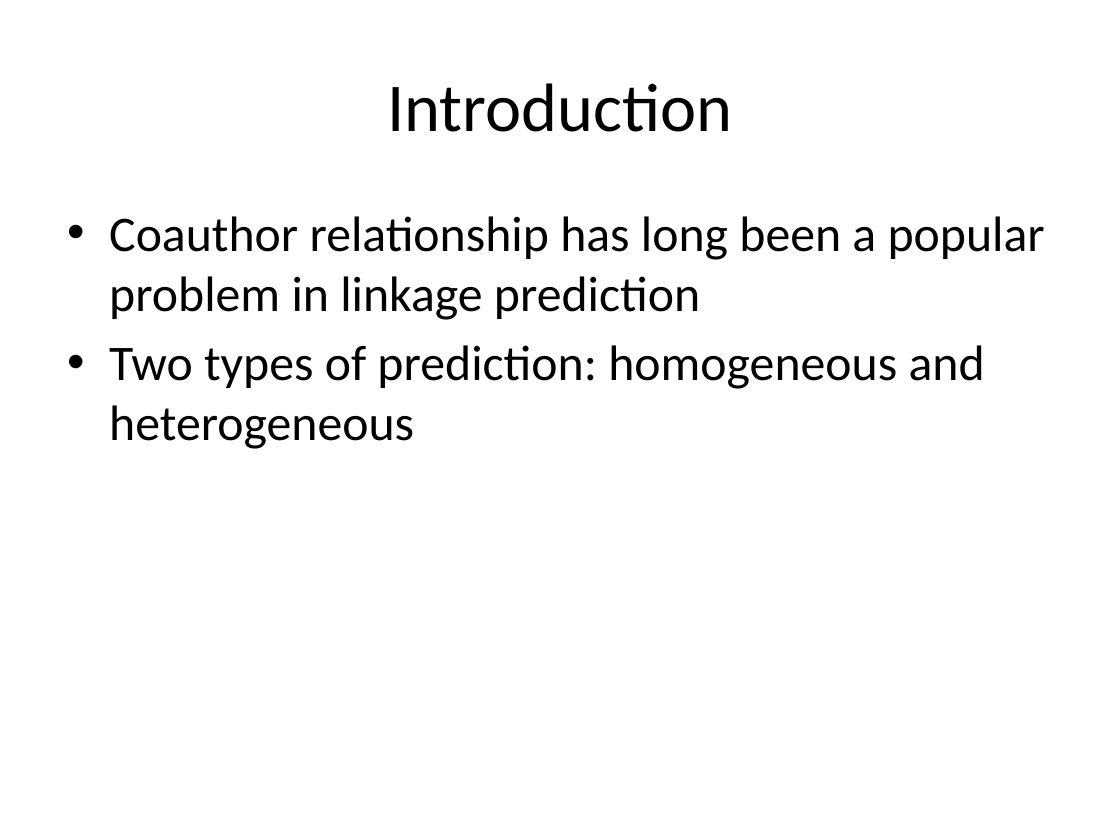
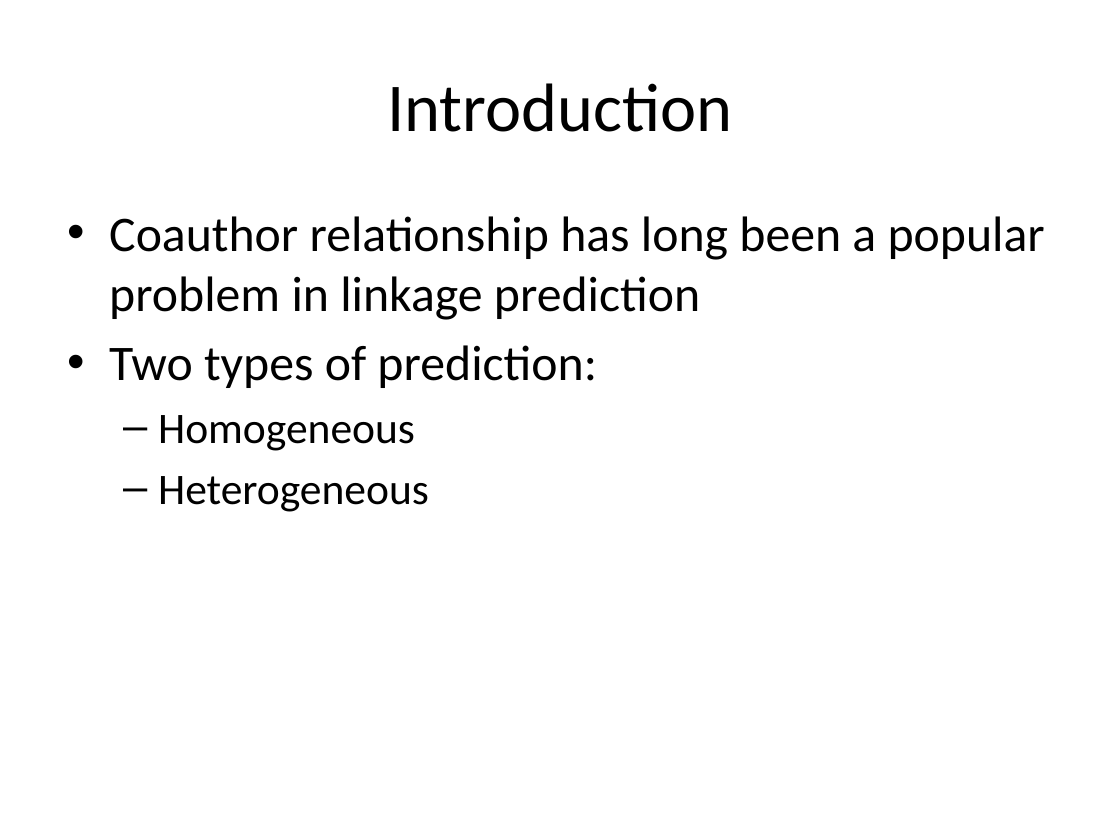
Before and after one commit to yftung7/2014_DM_Project, a slide deck: slide 3 of Project/Readme_v2.pptx. Drawn at 1120x840 pixels with LibreOffice and Linux fonts; fonts in the diff are those of the drawing. Boxes give left, top, right and bottom in pixels: in the first picture for what was removed or moved away, otherwise in the second. Text is boxed around its words. In the diff, an @@ line names an element or a change of style, - is before the commit and + after.

```diff
--- a/Project/Readme_v2.pptx
+++ b/Project/Readme_v2.pptx
@@ text at (109,345,597,512): text changed; size 32 to 28 pt @@
-• Two types of prediction: homogeneous and heterogeneous
+• Two types of prediction:
+  – Homogeneous
+  – Heterogeneous
```
Also in this commit, not shown: 1 other slide changed, 3 other files.
